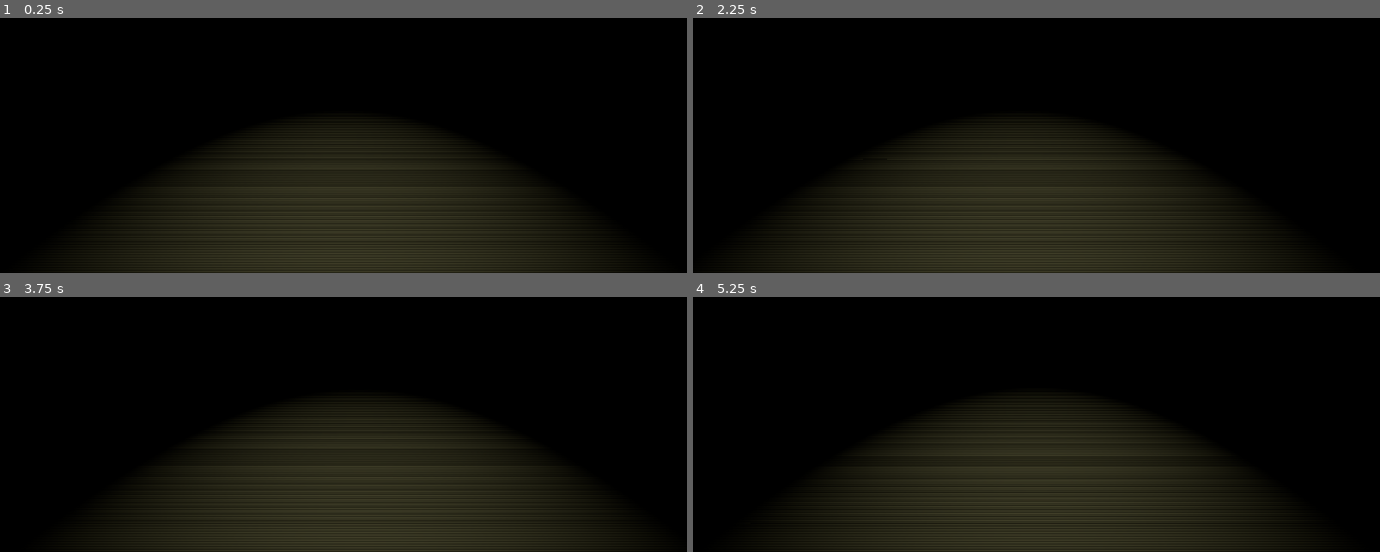
Above: before the commit, frames 1-4 (two rows, left to right).
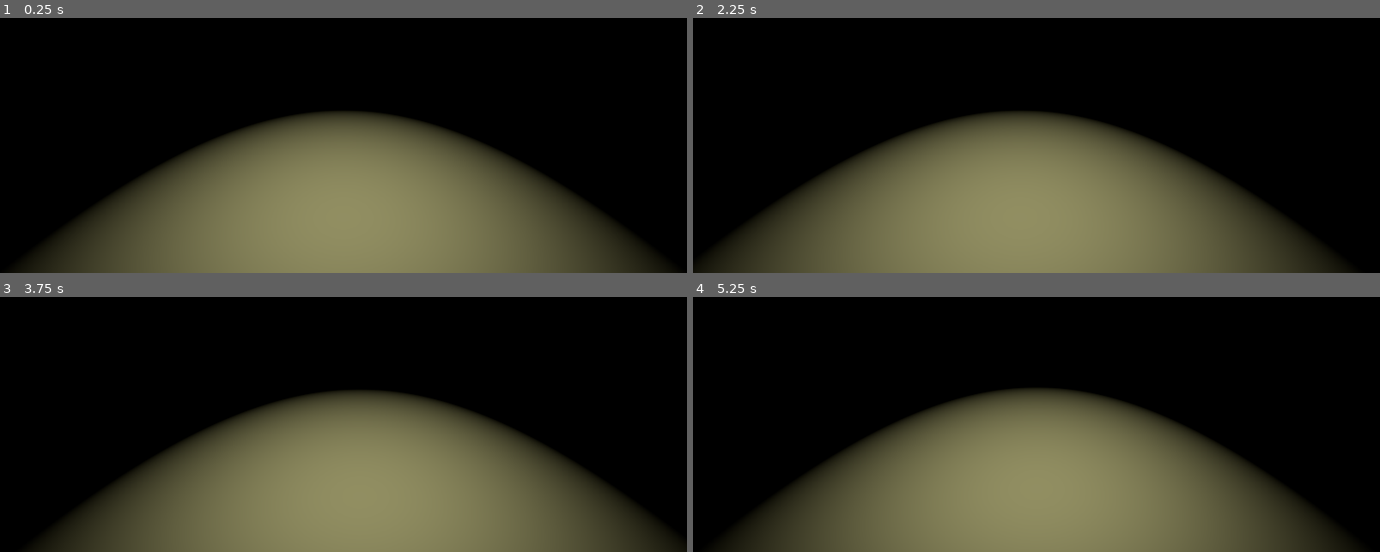
Above: after the commit, the same moments.

Repository: renanrocket/project-game-play
Game: Godot game, scene res://Cenas/Levels/Casa Interior.tscn
The game is run twice, just before and just after one commit, with the same random seed, the same clock (stepped at 60 frames per second) and the same inputs.
Inputs (mouse positions are in pixels of both pictures, inside the frame that each line leads up to):
- Up to frame 1 (0.25 s): no input
- Up to frame 2 (2.25 s): tap Enter at 0.5, 2 s; move the mouse to (1070, 71) at 0.52 s; hold W (Frente) 0.53-2.03 s; tap R (Reiniciar) at 0.6, 2.1 s; tap Space (Pulo) at 0.77, 1.25, 1.52 s; move the mouse to (1002, 74) at 1.27 s; tap ` (TravarMouse) at 1.35 s; move the mouse to (outside the picture) at 2.02 s; hold D (Direita) from 2.03 s (still down)
- Up to frame 3 (3.75 s): move the mouse to (336, 358) at 2.77 s; release D (Direita) at 2.78 s; hold W (Frente) 2.78-3.53 s; tap ` (TravarMouse) at 2.85 s; tap Space (Pulo) at 3.02, 3.5 s; move the mouse to (549, 411) at 3.52 s; hold A (Esquerda) from 3.53 s (still down); tap R (Reiniciar) at 3.6 s
- Up to frame 4 (5.25 s): tap Space (Pulo) at 3.77, 4.52, 5 s; tap Enter at 4.25 s; move the mouse to (981, 345) at 4.27 s; release A (Esquerda) at 4.28 s; hold W (Frente) 4.28-5.03 s; tap ` (TravarMouse) at 4.35 s; move the mouse to (1070, 350) at 5.02 s; hold S (Tras) from 5.03 s (still down); tap R (Reiniciar) at 5.1 s

The runs differ from the first frame. In frame 1, 38% of the frame differs, in the area x 4-96%, y 36-100%; in frame 2, 38%; in frame 3, 38%; in frame 4, 38%.

Commit message:
luz

Diff:
--- a/ChupaCabra/Cenas/Levels/Casa Interior.tscn
+++ b/ChupaCabra/Cenas/Levels/Casa Interior.tscn
@@ -59,7 +59,12 @@
 [node name="SpotLight" type="SpotLight" parent="."]
 transform = Transform( 1, 0, 0, 0, -4.37114e-08, 1, 0, -1, -4.37114e-08, 0, 3.60183, 0 )
 light_color = Color( 1, 0.980392, 0.686275, 1 )
+light_energy = 7.649
+light_indirect_energy = 0.981
 shadow_enabled = true
+shadow_bias = 4.37
+spot_range = 4.943
+spot_attenuation = 1.46409
 
 [node name="NewFPSCont" parent="." instance=ExtResource( 1 )]
 transform = Transform( 1, 0, 0, 0, 1, 0, 0, 0, 1, 0, 1.17084, 0 )
